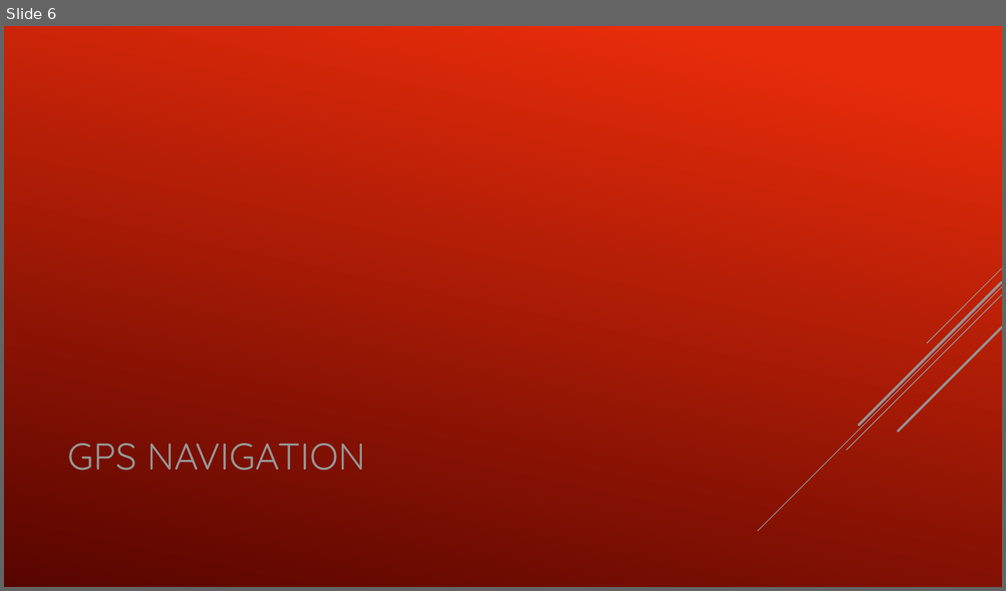
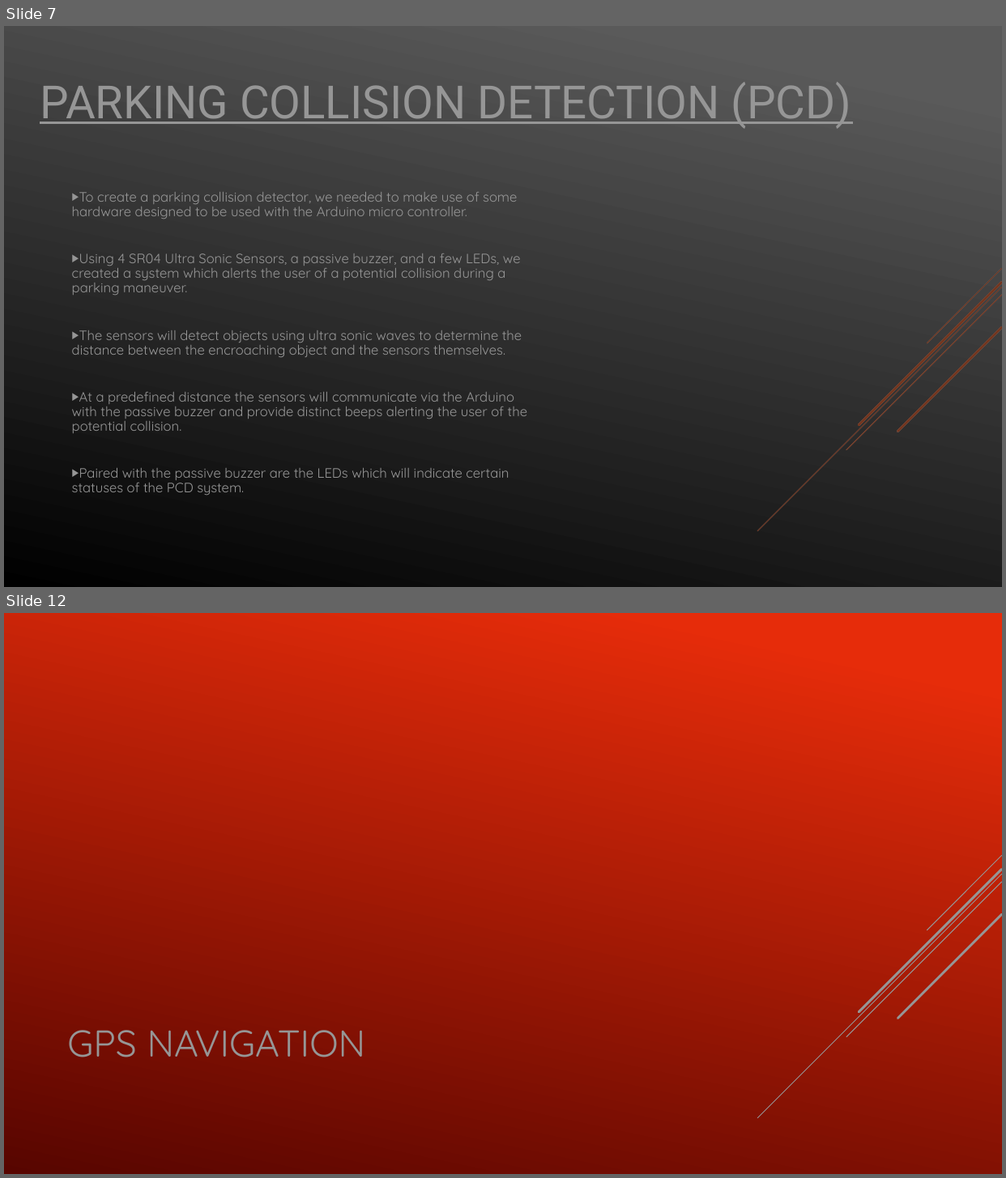
Before and after one commit to Joshua-Bonner/OpenZ, a slide deck: Presentation/OpenZ.pptx. Shown one above the other, each under a label of ours: slide 6 before the commit, slides 7 and 12 after it; the slides between them are not shown. The pictures are 1006x591 and 1006x1178 pixels, drawn with LibreOffice and Linux fonts; fonts in the diff are those of the drawing. Boxes give left, top, right and bottom in pixels: in the first picture for what was removed or moved away, otherwise in the second. Text is boxed around its words. In the diff, an @@ line names an element or a change of style, - is before the commit and + after.

```diff
--- a/Presentation/OpenZ.pptx
+++ b/Presentation/OpenZ.pptx
@@ slide 7 added at bbox=[4, 26, 1002, 587], background gradient #5B5B5B to #000000; not listed: 5 template elements that a slide beside it also shows @@
@@ title added at bbox=[40, 82, 851, 129], 44 pt, text #969696, underline @@
+PARKING COLLISION DETECTION (PCD)
@@ text added at bbox=[72, 192, 527, 495], 13 pt, text #969696 @@
+▶ To create a parking collision detector, we needed to make use of some hardware designed to be used with the Arduino micro controller.
+▶ Using 4 SR04 Ultra Sonic Sensors, a passive buzzer, and a few LEDs, we created a system which alerts the user of a potential collision during a parking maneuver.
+▶ The sensors will detect objects using ultra sonic waves to determine the distance between the encroaching object and the sensors themselves.
+▶ At a predefined distance the sensors will communicate via the Arduino with the passive buzzer and provide distinct beeps alerting the user of the potential collision.
+▶ Paired with the passive buzzer are the LEDs which will indicate certain statuses of the PCD system.
@@ group added at bbox=[758, 268, 1002, 531]: 5 lines @@
@@ what was slide 6 is now slide 12 @@
```
Also in this commit, not shown: 4 slides changed, 6 other slides added, 2 slides removed.
